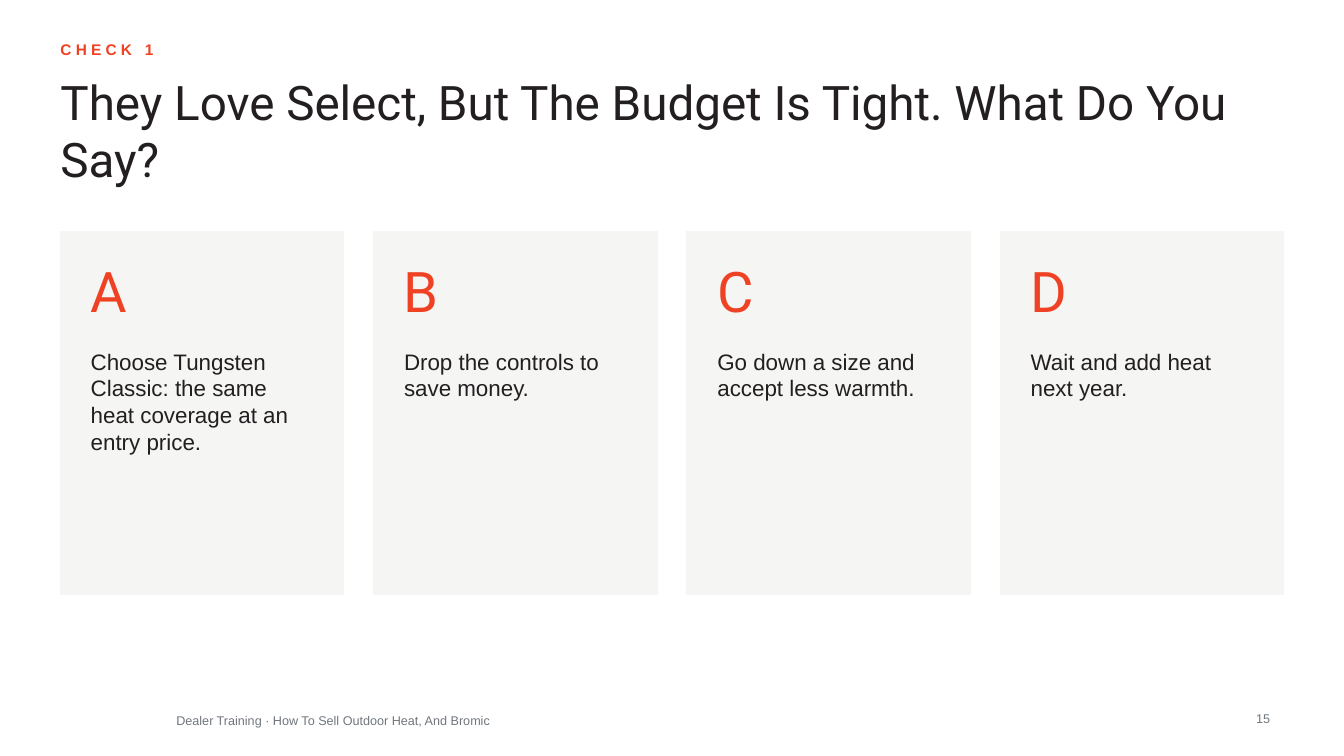
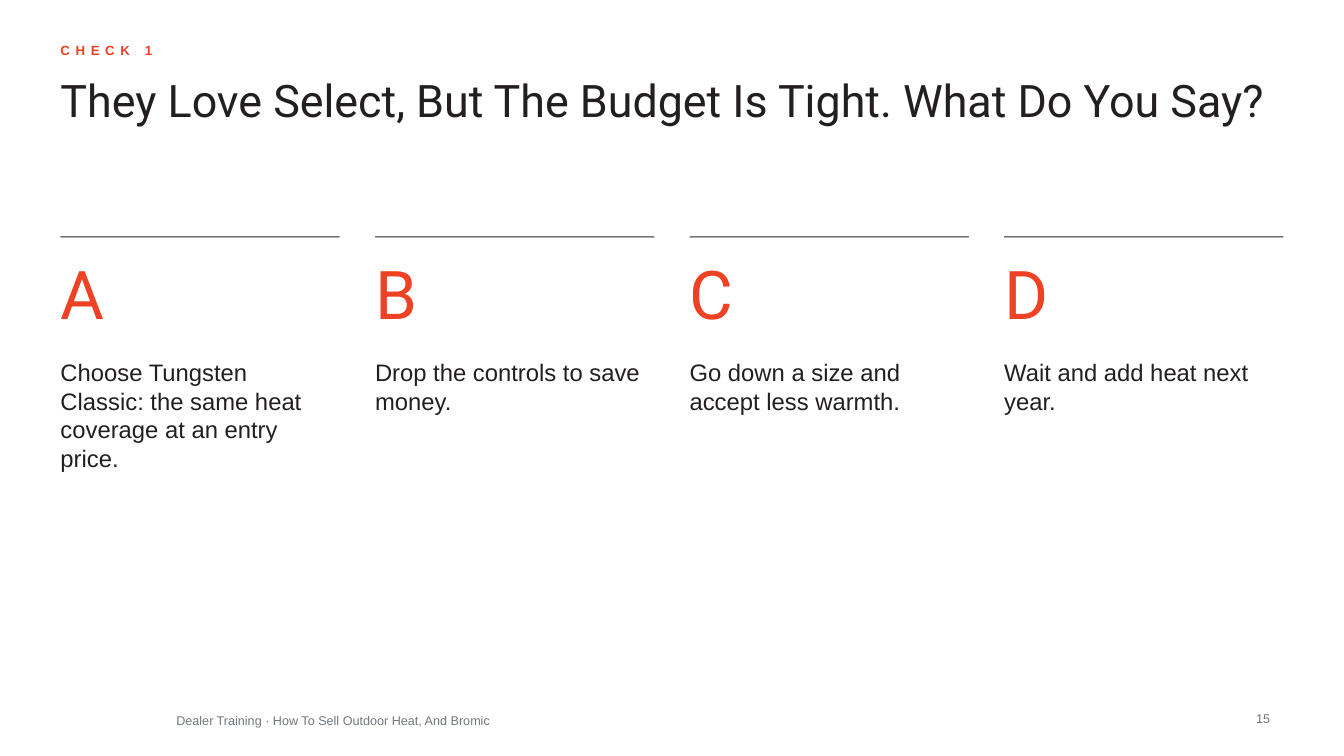
Before and after one commit to aayuvis/Bromic_Marketing, a slide deck: slide 15 of decks/training/out/Bromic-Dealer-How-To-Sell-Outdoor-Heat.pptx. Drawn at 1344x756 pixels with LibreOffice and Linux fonts; fonts in the diff are those of the drawing; background and template pictures are left out. Boxes give left, top, right and bottom in pixels: in the first picture for what was removed or moved away, otherwise in the second. Text is boxed around its words. In the diff, an @@ line names an element or a change of style, - is before the commit and + after.

```diff
--- a/decks/training/out/Bromic-Dealer-How-To-Sell-Outdoor-Heat.pptx
+++ b/decks/training/out/Bromic-Dealer-How-To-Sell-Outdoor-Heat.pptx
@@ text "CHECK 1" at bbox=[145, 46, 152, 55]: size 11 to 9.5 pt, letter spacing 3 to 4 pt @@
@@ title "They Love Select, But The ..." at bbox=[60, 83, 1263, 127]: size 34 to 32 pt @@
@@ rectangle removed at bbox=[60, 232, 344, 595] @@
@@ line added from (60, 237) to (340, 237), #231F20 0.75 pt @@
@@ rectangle removed at bbox=[374, 232, 657, 595] @@
@@ line added from (375, 237) to (654, 237), #231F20 0.75 pt @@
@@ rectangle removed at bbox=[688, 232, 971, 595] @@
@@ line added from (690, 237) to (969, 237), #231F20 0.75 pt @@
@@ rectangle removed at bbox=[1000, 232, 1284, 595] @@
@@ line added from (1004, 237) to (1284, 237), #231F20 0.75 pt @@
@@ size 40 to 48 pt in 4 elements at bbox=[1004, 271, 1048, 319], bbox=[690, 270, 734, 320], bbox=[375, 271, 417, 319], bbox=[60, 271, 104, 319] @@
@@ text "A": place and size @@
-text "A" at bbox=[91, 272, 128, 312]
+text "A" at bbox=[60, 271, 104, 319]
@@ text "B": place and size @@
-text "B" at bbox=[404, 272, 439, 312]
+text "B" at bbox=[375, 271, 417, 319]
@@ text "C": place and size @@
-text "C" at bbox=[717, 271, 753, 313]
+text "C" at bbox=[690, 270, 734, 320]
@@ text "D": place and size @@
-text "D" at bbox=[1031, 272, 1068, 312]
+text "D" at bbox=[1004, 271, 1048, 319]
@@ size 16 to 17 pt in 4 elements at bbox=[1004, 363, 1248, 415], bbox=[690, 363, 900, 415], bbox=[375, 363, 639, 415], bbox=[60, 363, 301, 472] @@
@@ text "Choose Tungsten Classic: the same ...": place and size @@
-text "Choose Tungsten Classic: the same ..." at bbox=[91, 353, 288, 455]
+text "Choose Tungsten Classic: the same ..." at bbox=[60, 363, 301, 472]
@@ text "Drop the controls to save ...": place and size @@
-text "Drop the controls to save ..." at bbox=[404, 353, 599, 401]
+text "Drop the controls to save ..." at bbox=[375, 363, 639, 415]
@@ text "Go down a size and ...": place and size @@
-text "Go down a size and ..." at bbox=[717, 353, 914, 401]
+text "Go down a size and ..." at bbox=[690, 363, 900, 415]
@@ text "Wait and add heat next ...": place and size @@
-text "Wait and add heat next ..." at bbox=[1031, 353, 1211, 401]
+text "Wait and add heat next ..." at bbox=[1004, 363, 1248, 415]
```
Also in this commit, not shown: 28 other slides changed, 58 other files.
